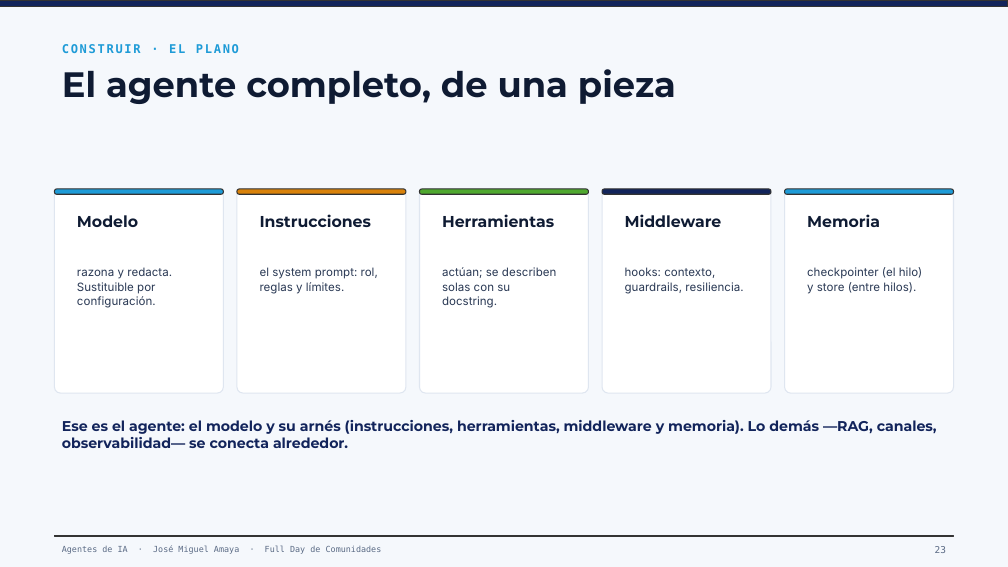
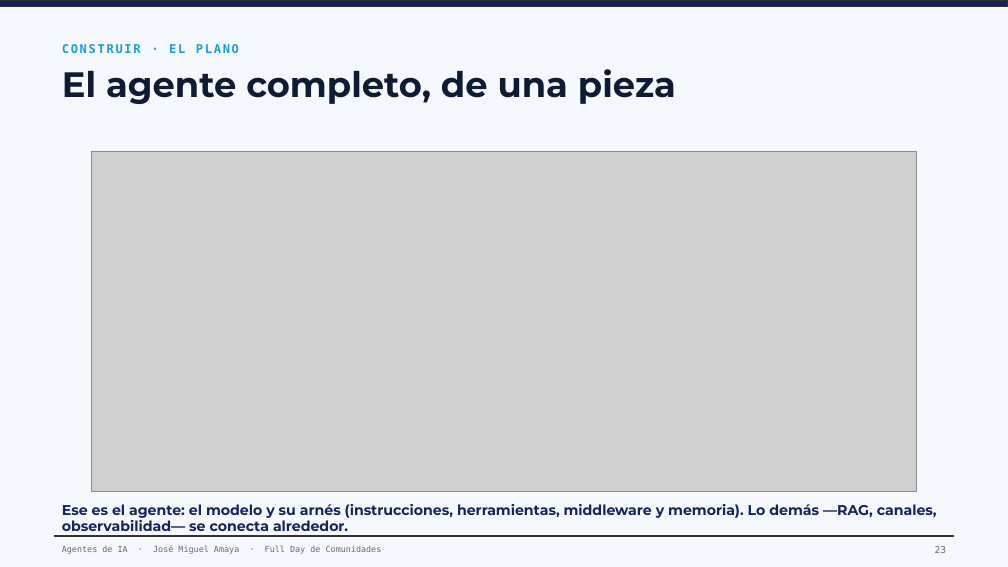
Before and after one commit to joseamaya/joseamaya.github.com, a slide deck: slide 23 of agentes-de-ia/agentes-intro.pptx. Drawn at 1008x567 pixels with LibreOffice and Linux fonts; fonts in the diff are those of the drawing; grey boxes stand for pictures. Boxes give left, top, right and bottom in pixels: in the first picture for what was removed or moved away, otherwise in the second. Text is boxed around its words. In the diff, an @@ line names an element or a change of style, - is before the commit and + after.

```diff
--- a/agentes-de-ia/agentes-intro.pptx
+++ b/agentes-de-ia/agentes-intro.pptx
@@ picture added at [91, 151, 917, 492] @@
@@ rounded rectangle removed at [54, 189, 223, 393] @@
@@ rounded rectangle removed at [54, 189, 223, 194] @@
@@ rounded rectangle removed at [237, 189, 405, 393] @@
@@ rounded rectangle removed at [237, 189, 405, 194] @@
@@ rounded rectangle removed at [420, 189, 588, 393] @@
@@ rounded rectangle removed at [420, 189, 588, 194] @@
@@ rounded rectangle removed at [602, 189, 771, 393] @@
@@ rounded rectangle removed at [602, 189, 771, 194] @@
@@ rounded rectangle removed at [785, 189, 954, 393] @@
@@ rounded rectangle removed at [785, 189, 954, 194] @@
@@ text removed at [77, 215, 138, 227] @@
-Modelo
@@ text removed at [260, 214, 372, 227] @@
-Instrucciones
@@ text removed at [442, 214, 554, 227] @@
-Herramientas
@@ text removed at [625, 214, 722, 227] @@
-Middleware
@@ text removed at [807, 214, 880, 227] @@
-Memoria
@@ text removed at [77, 267, 172, 308] @@
-razona y redacta. Sustituible por configuración.
@@ text removed at [260, 267, 378, 294] @@
-el system prompt: rol, reglas y límites.
@@ text removed at [442, 267, 556, 308] @@
-actúan; se describen solas con su docstring.
@@ text removed at [625, 267, 743, 294] @@
-hooks: contexto, guardrails, resiliencia.
@@ text removed at [807, 267, 923, 294] @@
-checkpointer (el hilo) y store (entre hilos).
@@ text "Ese es el agente: el ..." rewrapped from [62, 420, 937, 448] to [62, 504, 937, 536] @@
```
Also in this commit, not shown: 6 other slides changed, 9 other files.
